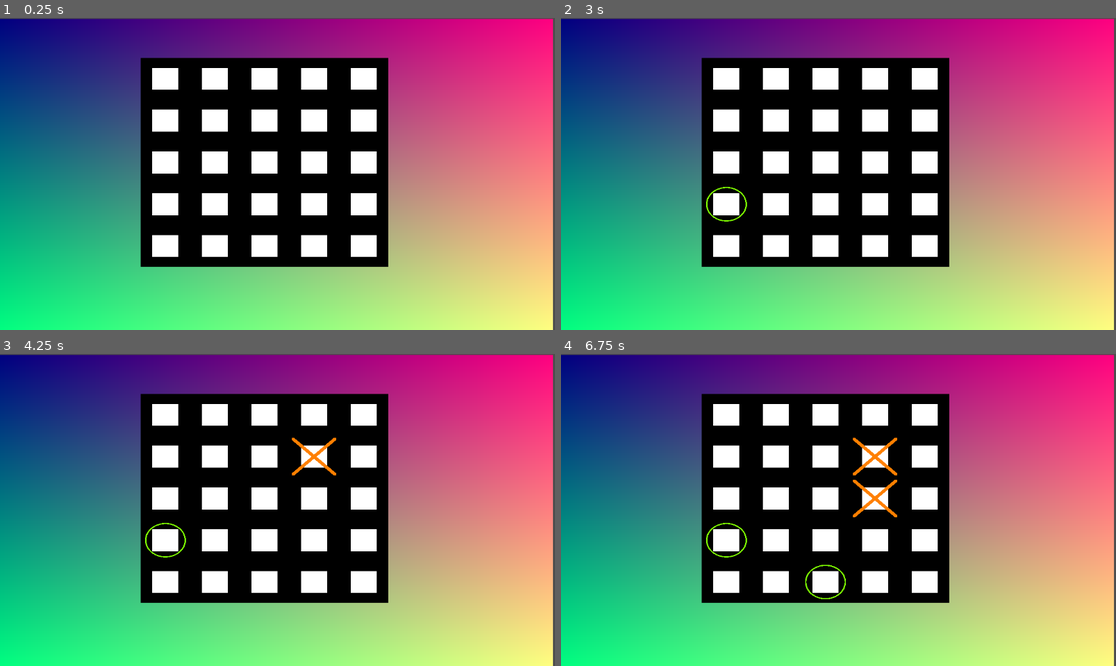
Above: before the commit, frames 1-4 (two rows, left to right).
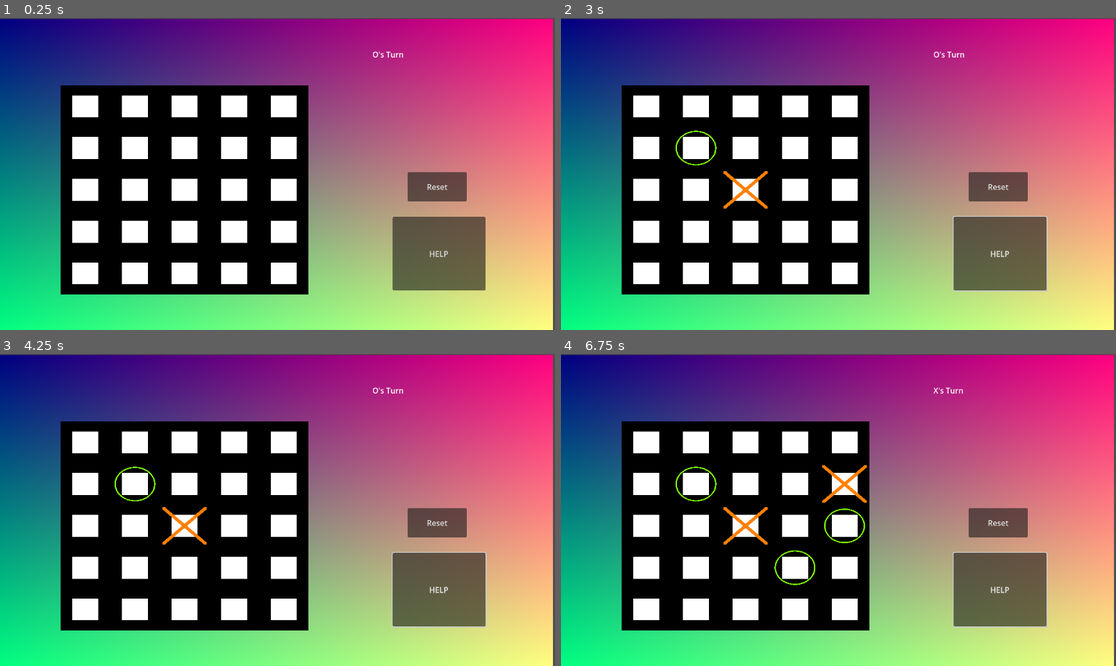
Above: after the commit, the same moments.

Repository: Michael4d45/tic-tac-toe
Game: Godot game, scene res://Game.tscn
Same seed, same stepped clock (60 frames per second), same inputs: the game is played once before the commit and once after it.
Inputs (mouse positions are in pixels of both pictures, inside the frame that each line leads up to):
- Up to frame 1 (0.25 s): no input
- Up to frame 2 (3 s): click (999, 186) at 0.5 s, where only the run after the commit has a clickable "Reset"; click (999, 255) at 1.25 s, where only the run after the commit has a clickable "HELP"; move the mouse to (960, 158) at 2.02 s; click (960, 158) at 2.17 s; move the mouse to (727, 189) at 2.77 s; click (727, 189) at 2.92 s
- Up to frame 3 (4.25 s): move the mouse to (333, 441) at 3.52 s; click (333, 441) at 3.67 s
- Up to frame 4 (6.75 s): move the mouse to (810, 572) at 4.27 s; click (810, 572) at 4.42 s; move the mouse to (1005, 556) at 5.02 s; click (1005, 556) at 5.17 s; move the mouse to (672, 463) at 5.77 s; click (672, 463) at 5.92 s; move the mouse to (866, 510) at 6.52 s; click (866, 510) at 6.67 s

The runs differ from the first frame. In frame 1, 39% of the frame differs, in the area x 10-88%, y 10-89%; in frame 2, 39%; in frame 3, 39%; in frame 4, 39%.

Commit message:
add game state

Diff:
--- /dev/null
+++ b/Enums.gd
@@ -0,0 +1,8 @@
+class_name Enums
+enum GameState {
+	O_WON,
+	X_WON,
+	TIE,
+	X_TURN,
+	O_TURN,
+}
--- a/Game.tscn
+++ b/Game.tscn
@@ -1,8 +1,9 @@
-[gd_scene load_steps=7 format=3 uid="uid://cjgqb0e5r3s31"]
+[gd_scene load_steps=9 format=3 uid="uid://cjgqb0e5r3s31"]
 
 [ext_resource type="Shader" path="res://background.gdshader" id="1_3lwuk"]
 [ext_resource type="Shader" path="res://gameboard.gdshader" id="2_dxyed"]
 [ext_resource type="Script" path="res://gameboard.gd" id="3_4pakk"]
+[ext_resource type="Script" path="res://RichTextLabel.gd" id="4_s3iev"]
 
 [sub_resource type="ShaderMaterial" id="ShaderMaterial_xmc81"]
 shader = ExtResource("1_3lwuk")
@@ -21,6 +22,20 @@
 shader_parameter/o_mask = 0
 shader_parameter/x_mask = 0
 
+[sub_resource type="GDScript" id="GDScript_3xw2k"]
+script/source = "extends Button
+
+
+# Called when the node enters the scene tree for the first time.
+func _ready():
+	pass # Replace with function body.
+
+
+# Called every frame. 'delta' is the elapsed time since the previous frame.
+func _process(delta):
+	pass
+"
+
 [node name="Node2D" type="Node2D"]
 
 [node name="background" type="TextureRect" parent="."]
@@ -33,18 +48,36 @@
 
 [node name="gameboard" type="TextureRect" parent="."]
 material = SubResource("ShaderMaterial_ca6b2")
-offset_left = 292.0
-offset_top = 83.0
-offset_right = 806.0
-offset_bottom = 517.0
+offset_left = 126.0
+offset_top = 140.0
+offset_right = 640.0
+offset_bottom = 574.0
 texture = SubResource("CanvasTexture_50lf1")
 script = ExtResource("3_4pakk")
 
-[node name="gameboard2" type="TextureRect" parent="."]
-material = SubResource("ShaderMaterial_ca6b2")
-offset_left = 292.0
-offset_top = 83.0
-offset_right = 806.0
-offset_bottom = 517.0
-texture = SubResource("CanvasTexture_50lf1")
-script = ExtResource("3_4pakk")
+[node name="RichTextLabel" type="RichTextLabel" parent="."]
+offset_left = 773.0
+offset_top = 64.0
+offset_right = 896.0
+offset_bottom = 92.0
+text = "Game starting"
+script = ExtResource("4_s3iev")
+
+[node name="ResetButton" type="Button" parent="."]
+offset_left = 846.0
+offset_top = 320.0
+offset_right = 969.0
+offset_bottom = 381.0
+text = "Reset"
+
+[node name="HELP" type="Button" parent="."]
+offset_left = 815.0
+offset_top = 413.0
+offset_right = 1008.0
+offset_bottom = 566.0
+text = "HELP"
+script = SubResource("GDScript_3xw2k")
+
+[connection signal="game_state_updated" from="gameboard" to="RichTextLabel" method="_on_gameboard_game_state_updated"]
+[connection signal="button_down" from="ResetButton" to="gameboard" method="_on_reset_button_down"]
+[connection signal="button_down" from="HELP" to="gameboard" method="_on_help_button_down"]
--- /dev/null
+++ b/RichTextLabel.gd
@@ -0,0 +1,22 @@
+extends RichTextLabel
+
+# Called when the node enters the scene tree for the first time.
+func _ready():
+	pass # Replace with function body.
+
+
+# Called every frame. 'delta' is the elapsed time since the previous frame.
+func _process(delta):
+	pass
+
+const GameState = Enums.GameState
+const texts = {
+	GameState.O_WON: "O Won",
+	GameState.X_WON: "X Won",
+	GameState.O_TURN: "O's Turn",
+	GameState.X_TURN: "X's Turn",
+	GameState.TIE: "It's a Tie!",
+}
+
+func _on_gameboard_game_state_updated(_old_game_state: Enums.GameState, new_game_state: Enums.GameState) -> void:
+	text = texts[new_game_state]
--- a/gameboard.gd
+++ b/gameboard.gd
@@ -1,45 +1,48 @@
 extends TextureRect
 
-var o_turn = true
+var game_state: Enums.GameState = Enums.GameState.O_TURN
+signal game_state_updated(old_game_state: Enums.GameState, new_game_state: Enums.GameState)
+
+func update_game_state(new_game_state) -> void:
+	var old_game_state = game_state
+	game_state = new_game_state
+	game_state_updated.emit(old_game_state, new_game_state)
 
 func _ready() -> void:
 	# Ensure the material is unique to this instance
 	material = material.duplicate()
+	update_game_state(game_state)
 
 func _input(event: InputEvent) -> void:
+	if event is InputEventMouseButton and event.pressed and event.button_index == MOUSE_BUTTON_LEFT:
+		if get_global_rect().has_point(event.global_position):
+			progressGame(event.global_position)
 
-	if event is InputEventMouseButton and event.pressed and event.button_index == MOUSE_BUTTON_LEFT:
-		# Check if the click is within the Sprite's bounds
-		if get_global_rect().has_point(event.global_position):
-			# Toggle the `is_clicked` uniform
-			getPos(event.global_position)
-
-
-func getPos(pos: Vector2) -> void:
+func progressGame(pos: Vector2) -> void:
 	var grid_size = material.get_shader_parameter("grid_size")
 	var o_mask = material.get_shader_parameter("o_mask")
 	var x_mask = material.get_shader_parameter("x_mask")
-	var board_mask = o_mask | x_mask
 
 	var uv = get_uv(pos)
 	var grid_pos = get_grid_pos(uv, grid_size)
 	var pos_mask = pos_to_mask(grid_pos, grid_size)
 
+	var board_mask = o_mask | x_mask
 	if (board_mask & pos_mask) != 0:
 		return
 
-	if o_turn:
+	if game_state == Enums.GameState.O_TURN:
 		o_mask |= pos_mask
-		material.set_shader_parameter("o_mask", o_mask)
-	else:
+	if game_state == Enums.GameState.X_TURN:
 		x_mask |= pos_mask
-		material.set_shader_parameter("x_mask", x_mask)
 
-	o_turn = !o_turn
+	process_game(x_mask, o_mask, grid_size)
 
-	check_game(x_mask, o_mask, int(grid_size))
+func process_game(x_mask: int, o_mask: int, grid_size: float):
+	material.set_shader_parameter("x_mask", x_mask)
+	material.set_shader_parameter("o_mask", o_mask)
+	update_game_state(get_game_state(x_mask, o_mask, int(grid_size)))
 
-# Function to get the UV coordinates
 func get_uv(mouse_pos: Vector2) -> Vector2:
 	if get_rect().has_point(mouse_pos):
 		var uv_x = (mouse_pos.x - position.x) / size.x
@@ -64,34 +67,106 @@
 		horizontal_mask <<= grid_size
 
 	var vertical_mask = 1
-	for _i in range(grid_size):
-		vertical_mask <<= 2
+	for _i in range(grid_size - 1):
+		vertical_mask <<= grid_size
 		vertical_mask |= 1
 
-	print(bin_string(vertical_mask))
 	for _i in range(grid_size):
 		if (mask & vertical_mask) == vertical_mask:
 			return true
-		vertical_mask <<= grid_size
+		vertical_mask <<= 1
+
+	var forward_diagonal_mask = 0
+	for i in range(grid_size):
+		forward_diagonal_mask |= (1 << (i + (i * grid_size)))
+
+	if (mask & forward_diagonal_mask) == forward_diagonal_mask:
+		return true
+
+	var back_diagonal_mask = 0
+	for i in range(grid_size):
+		back_diagonal_mask |= (1 << ((grid_size - 1 - i) + (grid_size * i)))
+
+	if (mask & back_diagonal_mask) == back_diagonal_mask:
+		return true
+
 	return false
 
-func check_game(x: int, o: int, grid_size: int) -> void:
+func get_game_state(x: int, o: int, grid_size: int) -> Enums.GameState:
 	if has_won(x, grid_size):
-		print("X WON!!")
-		return
+		return Enums.GameState.X_WON
 	if has_won(o, grid_size):
-		print("O WON!!")
-		return
+		return Enums.GameState.O_WON
 
 	var board = x | o
 	var filled = (1 << (grid_size * grid_size)) - 1
 	if board == filled:
-		print("TIE!!")
+		return Enums.GameState.TIE
+
+	if game_state == Enums.GameState.X_TURN:
+		return Enums.GameState.O_TURN
+	elif game_state == Enums.GameState.O_TURN:
+		return Enums.GameState.X_TURN
+
+	push_error("Invalid game state detected")
+	return Enums.GameState.O_TURN
+
+func bin_string(n: int, l: int = 0) -> void:
+	var ret_str = ""
+
+	# Special case for zero
+	if n == 0:
+		ret_str = "0"
+
+	# Convert the integer to a binary string
+	while n > 0:
+		ret_str = str(n & 1) + ret_str
+		n = n >> 1
+
+	# Pad with leading zeros if needed
+	if l > 0:
+		var padding_length = l - ret_str.length()
+		if padding_length > 0:
+			# Create a string of '0' with the required length
+			var padding_str = ""
+			for i in range(padding_length):
+				padding_str += "0"
+			ret_str = padding_str + ret_str
+
+	print(ret_str)
+
+func reset():
+	material.set_shader_parameter("o_mask", 0)
+	material.set_shader_parameter("x_mask", 0)
+	update_game_state(Enums.GameState.O_TURN)
+
+func get_random(mask: int, size: int) -> int:
+	var placement = 1 << randi_range(0, size - 1)
+	if mask | placement == mask:
+		return get_random(mask, size)
+	return placement
+
+func in_play() -> bool:
+	return game_state == Enums.GameState.X_TURN || game_state == Enums.GameState.O_TURN
+
+func help():
+	if !in_play():
 		return
+	var grid_size = material.get_shader_parameter("grid_size")
+	var o_mask = material.get_shader_parameter("o_mask")
+	var x_mask = material.get_shader_parameter("x_mask")
 
-func bin_string(n: int) -> String:
-	var ret_str = ""
-	while n > 0:
-		ret_str = "{0}{1}".format([n&1, ret_str])
-		n = n>>1
-	return ret_str
+	var random_placement = get_random(o_mask | x_mask, int(grid_size * grid_size))
+
+	if game_state == Enums.GameState.X_TURN:
+		x_mask |= random_placement
+	elif game_state == Enums.GameState.O_TURN:
+		o_mask |= random_placement
+	process_game(x_mask, o_mask, grid_size)
+
+func _on_help_button_down():
+	help()
+
+
+func _on_reset_button_down():
+	reset()
